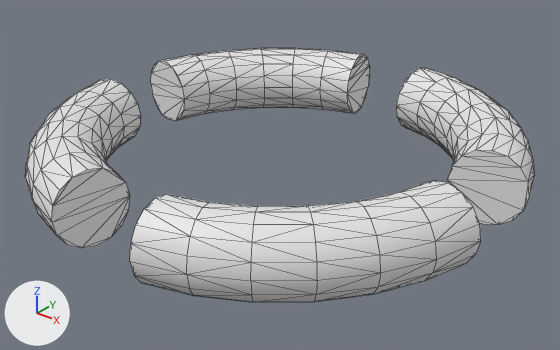
Before and after pictures for a commit that changed the OBJ model cosmodrone/assets/station-parts/generated/habitation_4_body.obj.
Rendered twice from a 50 mm lens placed at (1.829, -2.285, 1.28), pointed at (0.034, -0.042, -0.111). The lights are fixed; the arrows at lower left show +X, +Y and +Z. Mesh edges are drawn as thin lines. Where no turn or scale is listed for an object, it has been applied to the vertices.

The first picture shows 'Habitation_4_Body_Torus.020'.
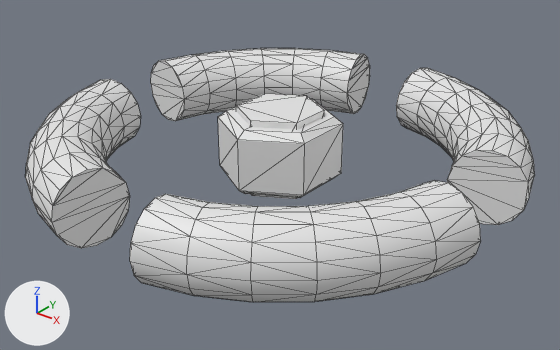
What differs and where, as boxes (x1, y1, x2, y2) in the pictures (560 x 350 px):
part 1 of me_habitation_4_body_torus_020, added: after (236, 94, 324, 199)
part 2 of me_habitation_4_body_torus_020, added: after (218, 99, 343, 198)

What changed in the scene script:
```text
Change me_habitation_4_body_torus_020:
    used by ob_habitation_4_body_torus_020; location = (0.0, 0.0, 0.0)
    remove me_habitation_4_body_torus_020.from_pydata(...)  # 448 vertices, 880 faces; spans x -0.98..0.98, y -0.98..0.98, z -0.15..0.15
    add me_habitation_4_body_torus_020.from_pydata(...)  # 484 vertices, 944 faces; spans x -0.98..0.98, y -0.98..0.98, z -0.16..0.16
    me_habitation_4_body_torus_020 part 1: a new loose piece, a 6-sided cylinder along z spanning x -0.15..0.15, y -0.18..0.18, z -0.16..0.16
    me_habitation_4_body_torus_020 part 2: a new loose piece of 24 vertices spanning x -0.22..0.22, y -0.26..0.26, z -0.14..0.14
```
